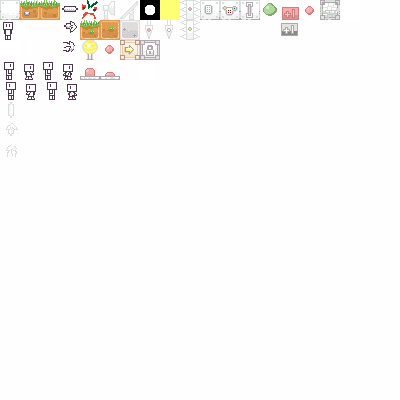
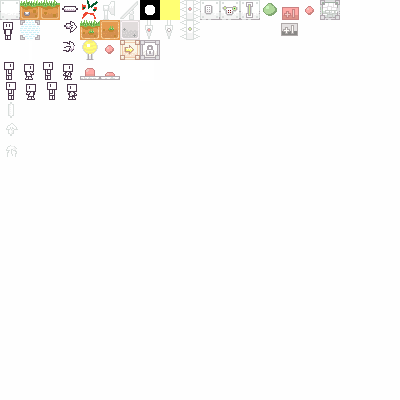
Layers edited between the first and the second 400x400 image:
added layer "Layer 1" above "Background" over left=20, top=20, right=40, bottom=40
added layer "Background" over left=20, top=20, right=40, bottom=40
